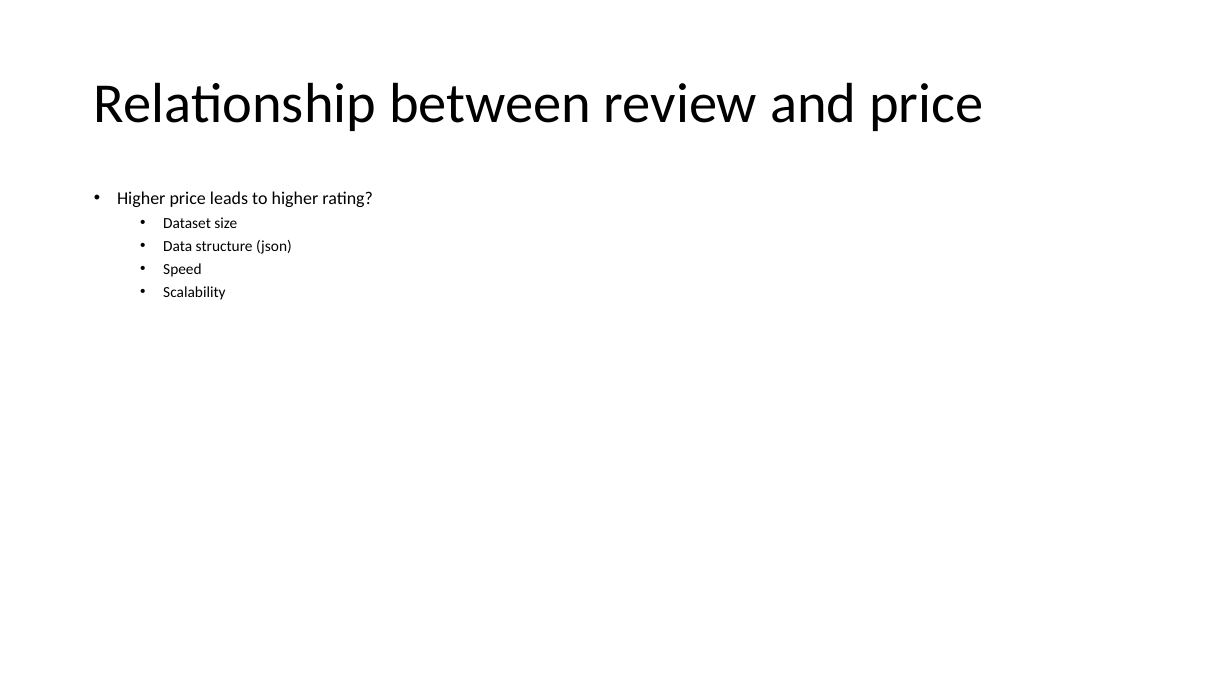
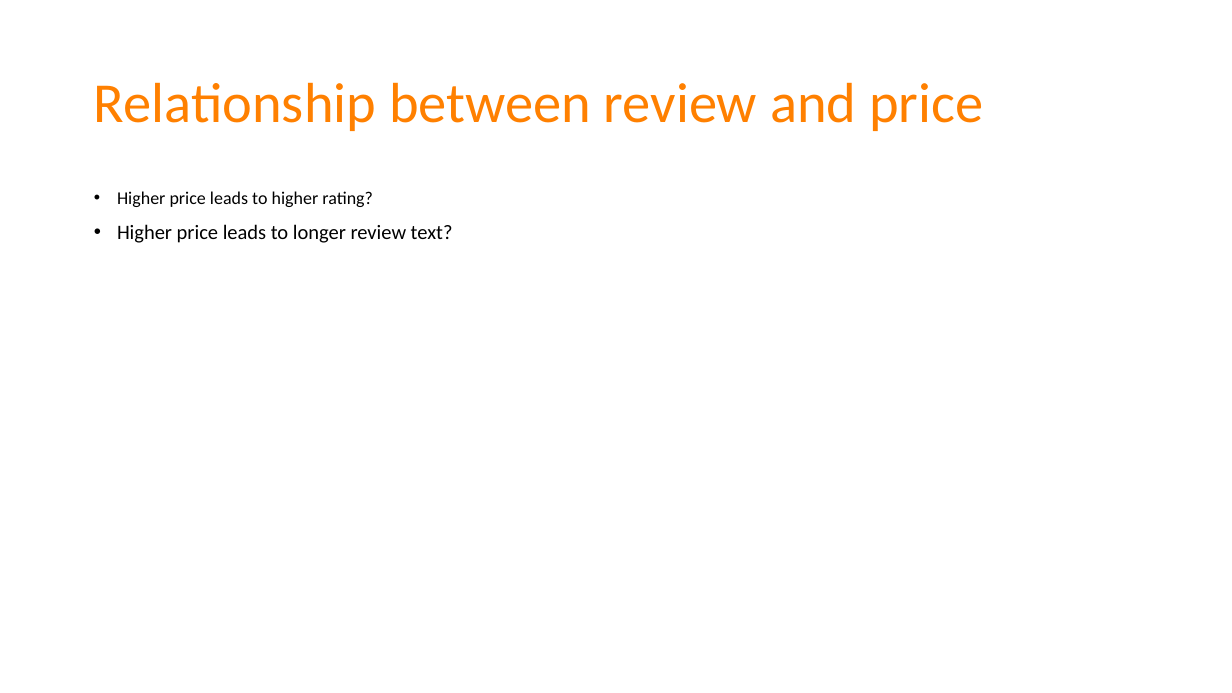
Before and after one commit to joyceXD/product-review, a slide deck: slide 5 of presentation/Product review analysis.pptx (slide 4 before the commit). Drawn at 1232x693 pixels with LibreOffice and Linux fonts; fonts in the diff are those of the drawing. Boxes give left, top, right and bottom in pixels: in the first picture for what was removed or moved away, otherwise in the second. Text is boxed around its words. In the diff, an @@ line names an element or a change of style, - is before the commit and + after.

```diff
--- a/presentation/Product review analysis.pptx
+++ b/presentation/Product review analysis.pptx
@@ title "Relationship between review and price" at (x1=94, y1=82, x2=983, y2=131): text colour #000000 to #FF8000 @@
@@ text at (x1=117, y1=224, x2=453, y2=243): text changed; size 12 to 16 pt @@
-  • Dataset size
-  • Data structure (json)
-  • Speed
-  • Scalability
+• Higher price leads to longer review text?
```
Also in this commit, not shown: 4 other slides changed, 2 slides added, 1 slide removed, 7 other files.
